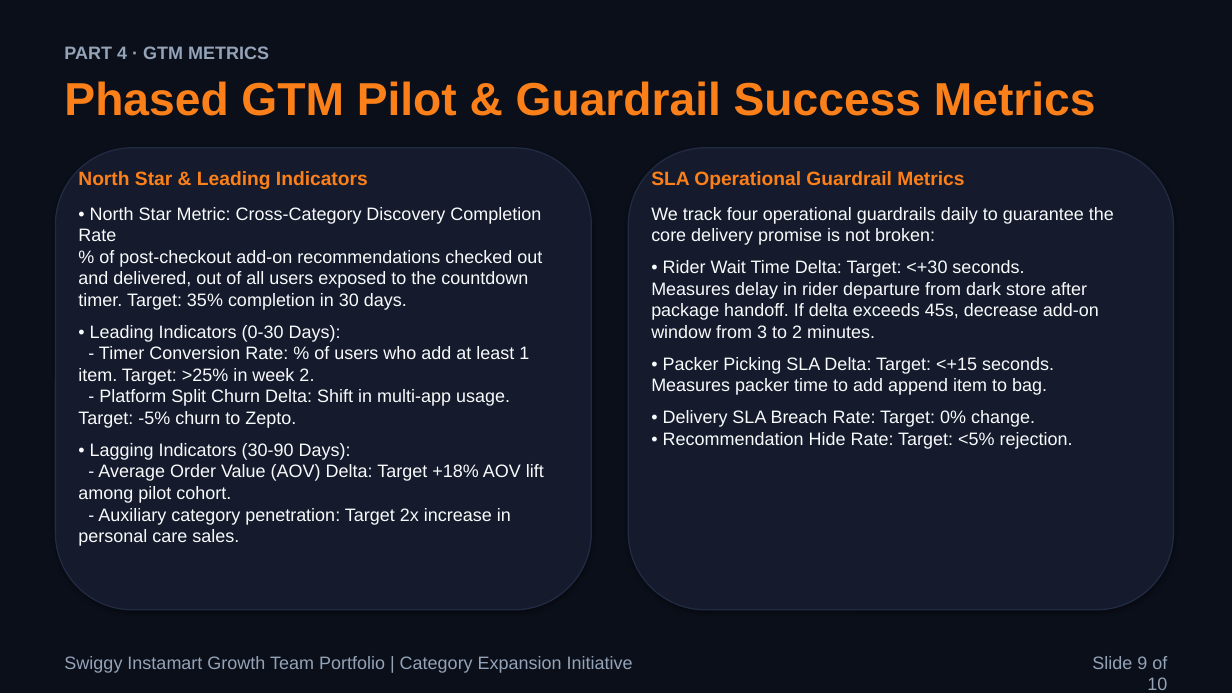
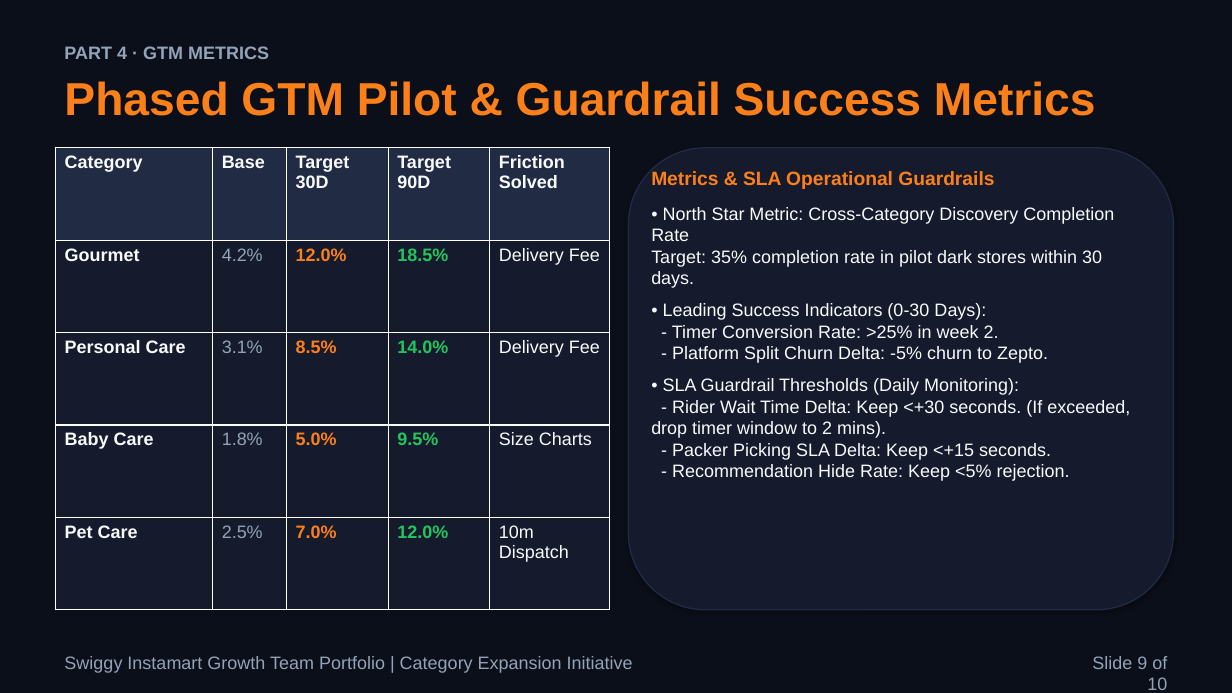
Before and after one commit to aashritamalviya1999/swiggy-instamart-discovery, a slide deck: slide 9 of NL Swiggy Instamart.pptx. Drawn at 1232x693 pixels with LibreOffice and Linux fonts; fonts in the diff are those of the drawing. Boxes give left, top, right and bottom in pixels: in the first picture for what was removed or moved away, otherwise in the second. Text is boxed around its words. In the diff, an @@ line names an element or a change of style, - is before the commit and + after.

```diff
--- a/NL Swiggy Instamart.pptx
+++ b/NL Swiggy Instamart.pptx
@@ rounded rectangle removed at [55, 148, 592, 610] @@
@@ table added at [55, 148, 610, 610], 5 rows, 5 columns @@
+Category | Base | Target 30D | Target 90D | Friction Solved
+Gourmet | 4.2% | 12.0% | 18.5% | Delivery Fee
+Personal Care | 3.1% | 8.5% | 14.0% | Delivery Fee
+Baby Care | 1.8% | 5.0% | 9.5% | Size Charts
+Pet Care | 2.5% | 7.0% | 12.0% | 10m Dispatch
@@ text removed at [78, 171, 544, 546] @@
-North Star & Leading Indicators
-• North Star Metric: Cross-Category Discovery Completion Rate
-% of post-checkout add-on recommendations checked out and delivered, out of all users exposed to the countdown timer. Target: 35% completion in 30 days.
-• Leading Indicators (0-30 Days):
-- Timer Conversion Rate: % of users who add at least 1 item. Target: >25% in week 2.
-- Platform Split Churn Delta: Shift in multi-app usage. Target: -5% churn to Zepto.
-• Lagging Indicators (30-90 Days):
-- Average Order Value (AOV) Delta: Target +18% AOV lift among pilot cohort.
-- Auxiliary category penetration: Target 2x increase in personal care sales.
@@ text at [651, 171, 1130, 481]: text changed @@
-SLA Operational Guardrail Metrics
-We track four operational guardrails daily to guarantee the core delivery promise is not broken:
-• Rider Wait Time Delta: Target: <+30 seconds.
-Measures delay in rider departure from dark store after package handoff. If delta exceeds 45s, decrease add-on window from 3 to 2 minutes.
-• Packer Picking SLA Delta: Target: <+15 seconds.
-Measures packer time to add append item to bag.
-• Delivery SLA Breach Rate: Target: 0% change.
-• Recommendation Hide Rate: Target: <5% rejection.
+Metrics & SLA Operational Guardrails
+• North Star Metric: Cross-Category Discovery Completion Rate
+Target: 35% completion rate in pilot dark stores within 30 days.
+• Leading Success Indicators (0-30 Days):
+- Timer Conversion Rate: >25% in week 2.
+- Platform Split Churn Delta: -5% churn to Zepto.
+• SLA Guardrail Thresholds (Daily Monitoring):
+- Rider Wait Time Delta: Keep <+30 seconds. (If exceeded, drop timer window to 2 mins).
+- Packer Picking SLA Delta: Keep <+15 seconds.
+- Recommendation Hide Rate: Keep <5% rejection.
```
Also in this commit, not shown: 4 other files.
